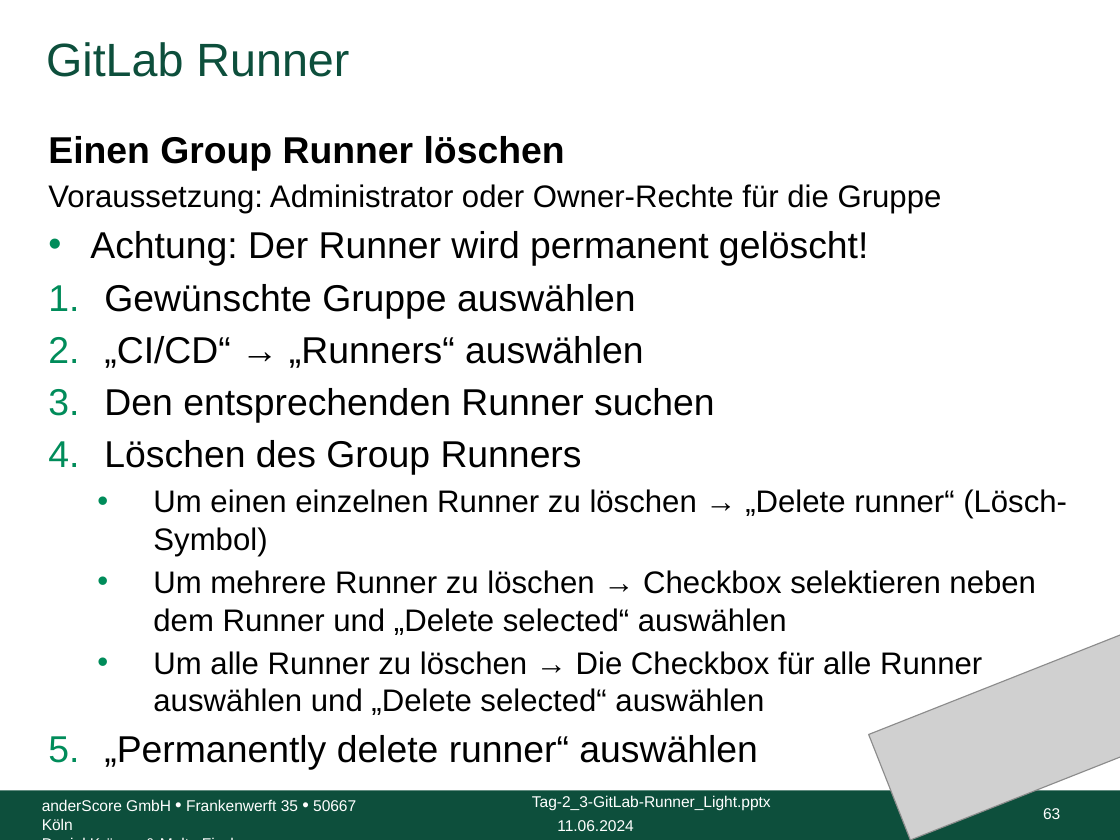
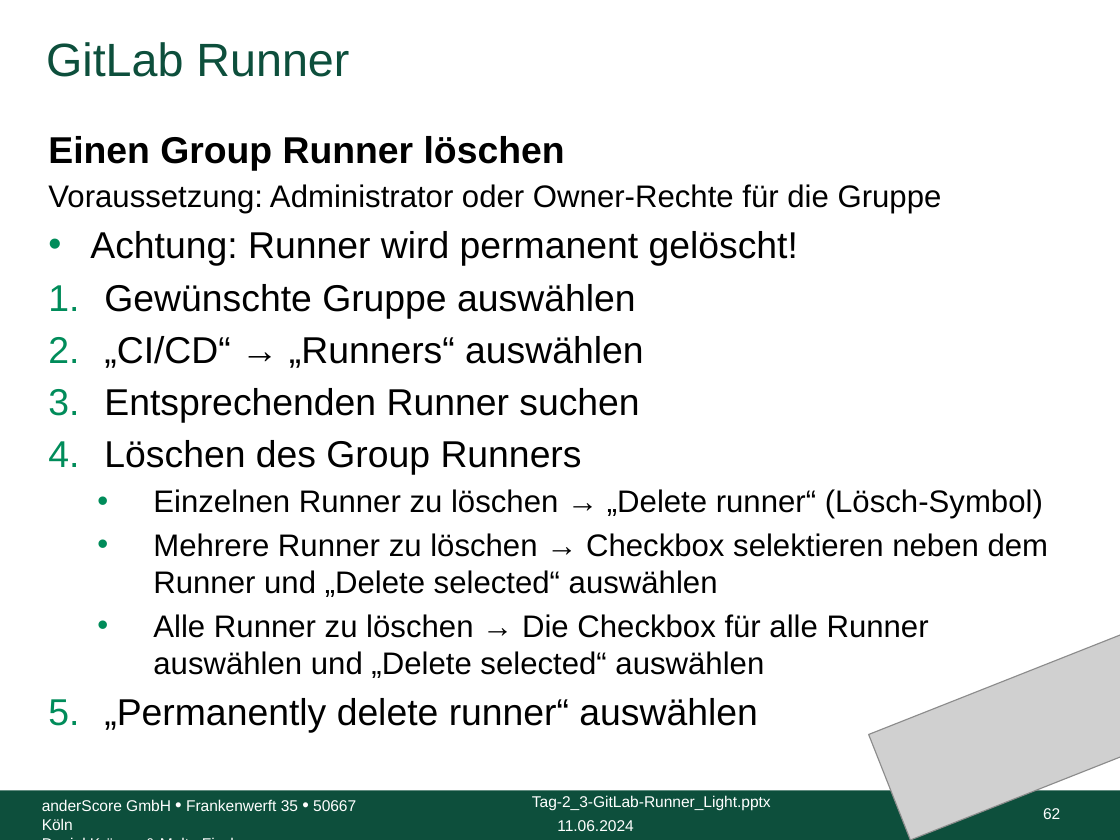
Before and after one commit to anderscore-gmbh/gitlab, a slide deck: slide 62 of slides/Tag-2_3-GitLab-Runner_Light.pptx (slide 63 before the commit). Drawn at 1120x840 pixels with LibreOffice and Linux fonts; fonts in the diff are those of the drawing; grey boxes stand for pictures; background and template pictures are left out. Boxes give left, top, right and bottom in pixels: in the first picture for what was removed or moved away, otherwise in the second. Text is boxed around its words. In the diff, an @@ line names an element or a change of style, - is before the commit and + after.

```diff
--- a/slides/Tag-2_3-GitLab-Runner_Light.pptx
+++ b/slides/Tag-2_3-GitLab-Runner_Light.pptx
@@ text at box(90, 231, 798, 266): text changed @@
-• Achtung: Der Runner wird permanent gelöscht!
+• Achtung: Runner wird permanent gelöscht!
@@ text at box(104, 388, 639, 423): text changed @@
-3. Den entsprechenden Runner suchen
+3. Entsprechenden Runner suchen
@@ text at box(153, 489, 1049, 678): text changed @@
-  • Um einen einzelnen Runner zu löschen → „Delete runner“ (Lösch-Symbol)
-  • Um mehrere Runner zu löschen → Checkbox selektieren neben dem Runner und „Delete selected“ auswählen
-  • Um alle Runner zu löschen → Die Checkbox für alle Runner auswählen und „Delete selected“ auswählen
+  • Einzelnen Runner zu löschen → „Delete runner“ (Lösch-Symbol)
+  • Mehrere Runner zu löschen → Checkbox selektieren neben dem Runner und „Delete selected“ auswählen
+  • Alle Runner zu löschen → Die Checkbox für alle Runner auswählen und „Delete selected“ auswählen
@@ page number at box(1043, 808, 1060, 819): text changed @@
-63
+62
```
Also in this commit, not shown: 65 other slides changed, 3 other files.
